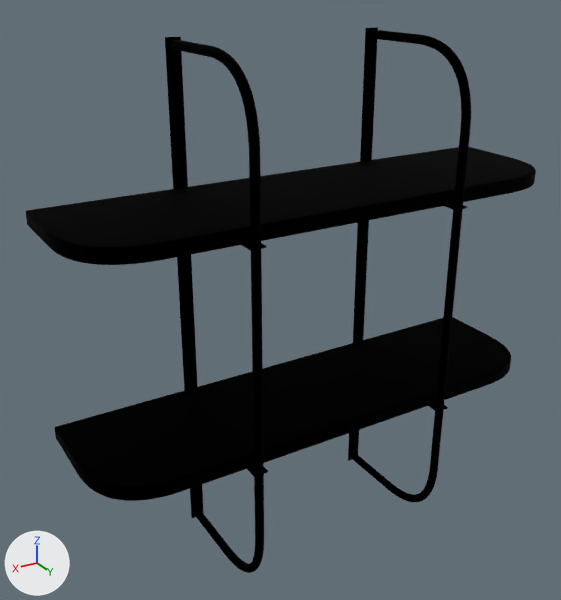
The glTF model assets/models/Estanteria.glb: old version first, new version second.
Both versions are drawn from a camera (50 mm lens) standing at (20.744, -23.263, 1.555) and looking at (20.236, -24.109, 1.132). Lighting does not change. The marker at lower left points along +X, +Y and +Z. The first picture is the older version. Where no turn or scale is listed for an object, it has been applied to the vertices.

The older version as bpy lines, for what is in view:
```python
me_hierro___estanteria = bpy.data.meshes.new('Hierro - estanteria')
me_hierro___estanteria.from_pydata(...)  # 3632 vertices, 7232 faces; spans x -0.29..0.03, y -0.101..0.106, z -0.357..0.358
me_hierro___estanteria.materials.append(mat_fallback_material)  # black #000000
me_terrazo___estanteria = bpy.data.meshes.new('Terrazo - estanteria')
me_terrazo___estanteria.from_pydata(...)  # 7936 vertices, 15864 faces; spans x -0.35..0.35, y -0.1..0.093, z -0.299..0.02
me_terrazo___estanteria.materials.append(mat_fallback_material_001)  # black #000000
ob_hierro___estanteria = bpy.data.objects.new('Hierro - estanteria', me_hierro___estanteria)
ob_hierro___estanteria.location = (20.326, -24.08, 1.118)
ob_terrazo___estanteria = bpy.data.objects.new('Terrazo - estanteria', me_terrazo___estanteria)
ob_terrazo___estanteria.location = (20.196, -24.08, 1.27)
```
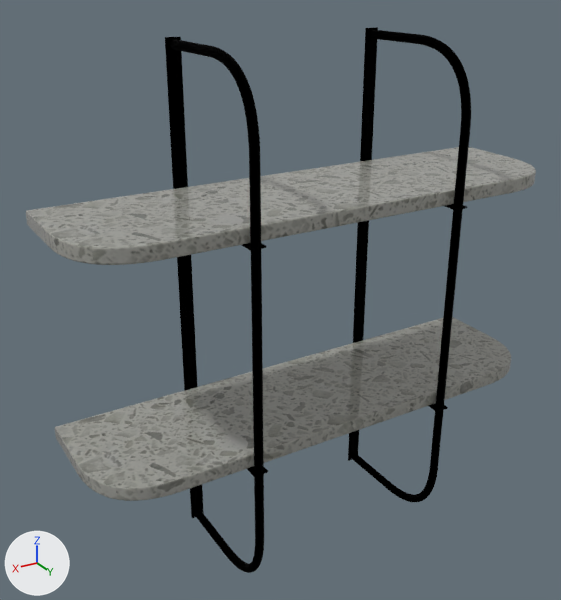
Boxes (x1, y1, x2, y2) around the edits, measured in the pictures (561 x 600 px):
'Terrazo - estanteria', recoloured (black to grey)
    both: (26, 147, 536, 501)

The edits, one by one:
Picture 'Material__304basecolortexture.png' (img_material__304basecolortexture_png) is new.
Material 'Material__304' (mat_material__304) is new.
Uses the picture img_material__304basecolortexture_png.
me_terrazo___estanteria has 7936 vertices, 15864 faces and spans x -0.35..0.35, y -0.1..0.093, z -0.299..0.02.
me_terrazo___estanteria no longer uses material mat_fallback_material_001 (black #000000).
me_terrazo___estanteria gains material mat_material__304.
